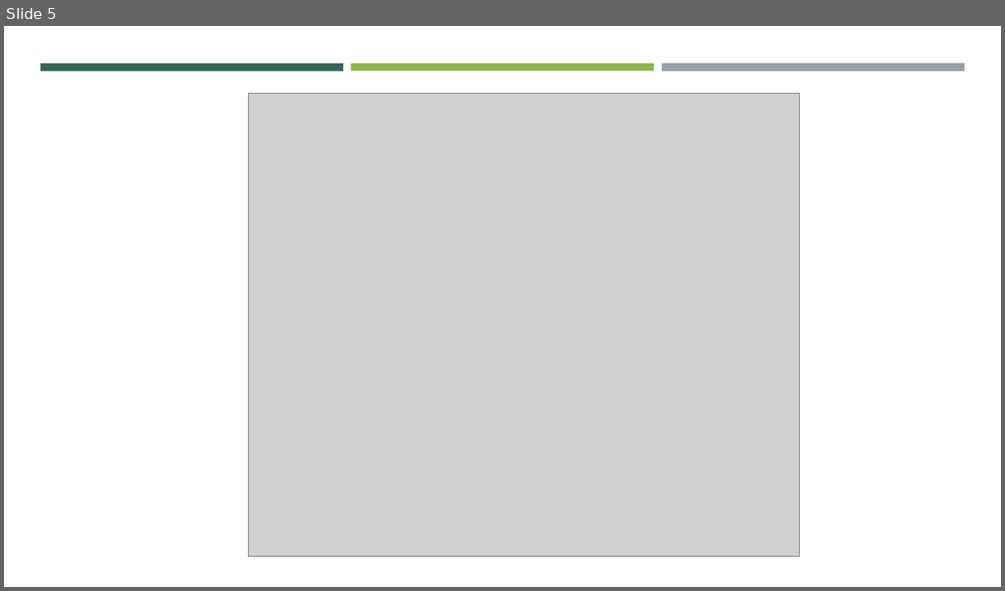
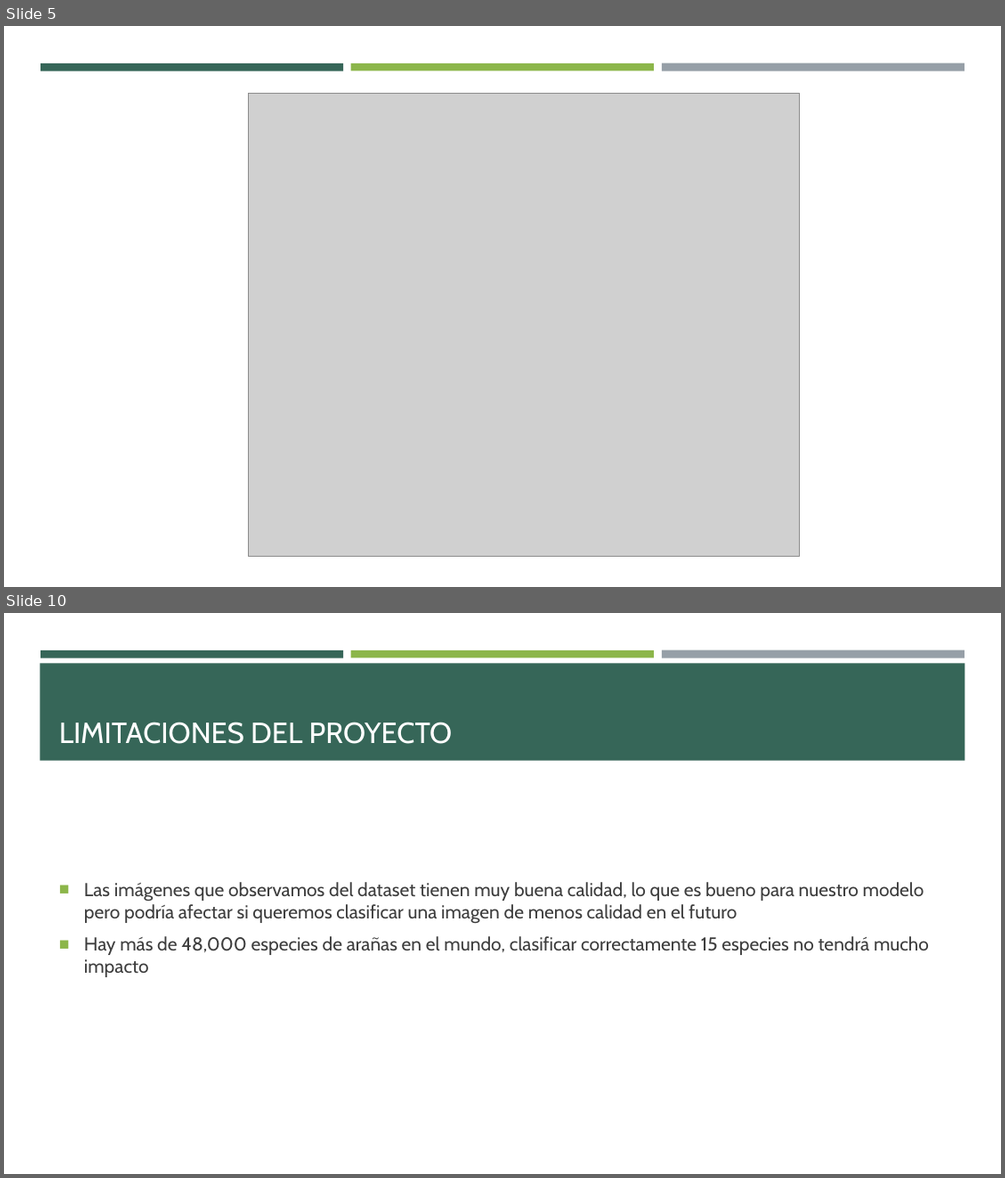
Before and after one commit to ErickaBermudez/spider-classification, a slide deck: docs/01 Project Presentation.pptx. Shown one above the other, each under a label of ours: slide 5 before the commit, slides 5 and 10 after it; the slides between them are not shown. The pictures are 1005x591 and 1005x1178 pixels, drawn with LibreOffice and Linux fonts; fonts in the diff are those of the drawing; grey boxes stand for pictures. Boxes give left, top, right and bottom in pixels: in the first picture for what was removed or moved away, otherwise in the second. Text is boxed around its words. In the diff, an @@ line names an element or a change of style, - is before the commit and + after.

```diff
--- a/docs/01 Project Presentation.pptx
+++ b/docs/01 Project Presentation.pptx
@@ slide 10 added at [4,613,1001,1174], background #FFFFFF; not listed: 3 template elements that a slide beside it also shows @@
@@ rectangle added at [40,663,965,761], fill #366658 @@
@@ title added at [59,722,453,744], 28 pt, text #FFFFFF @@
+LIMITACIONES DEL PROYECTO
@@ text added at [84,882,929,977], 18 pt, text #3D3D3D @@
+■ Las imágenes que observamos del dataset tienen muy buena calidad, lo que es bueno para nuestro modelo pero podría afectar si queremos clasificar una imagen de menos calidad en el futuro
+■ Hay más de 48,000 especies de arañas en el mundo, clasificar correctamente 15 especies no tendrá mucho impacto
```
Also in this commit, not shown: 4 slides changed, 4 other slides added, 1 slide removed.
